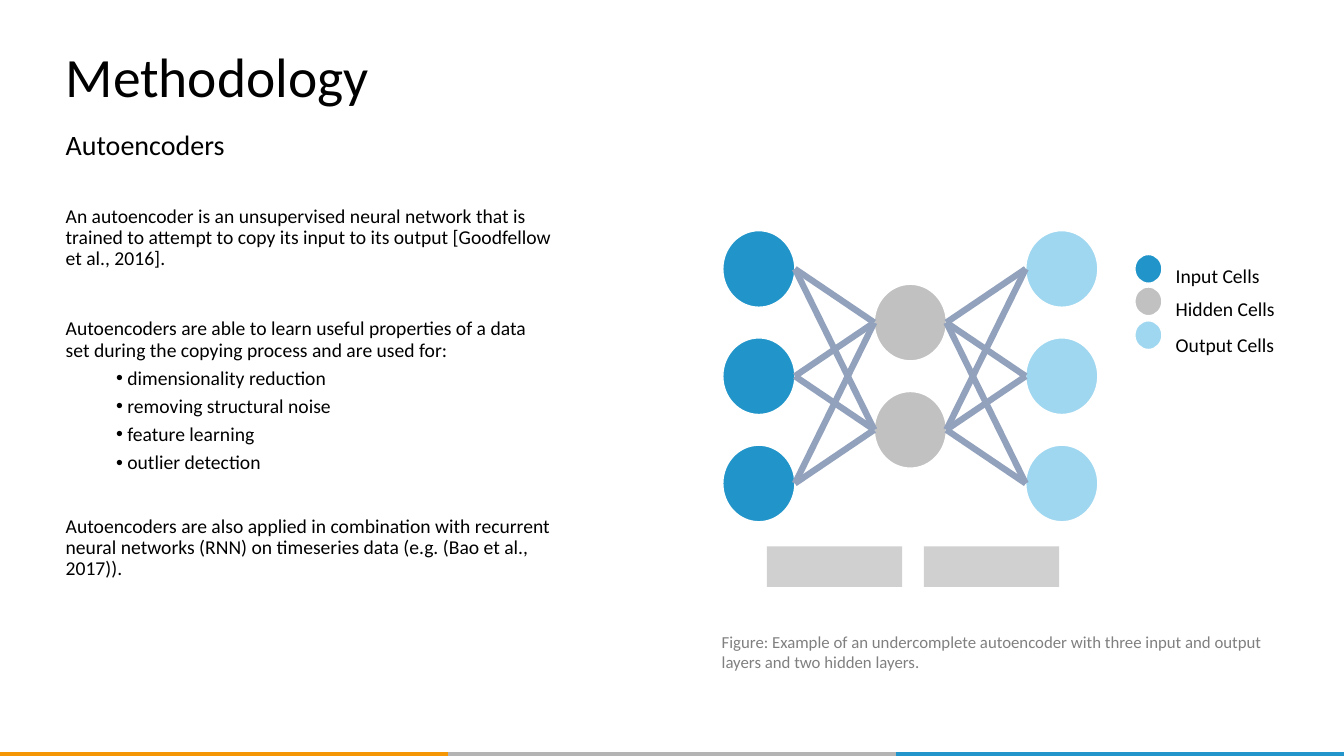
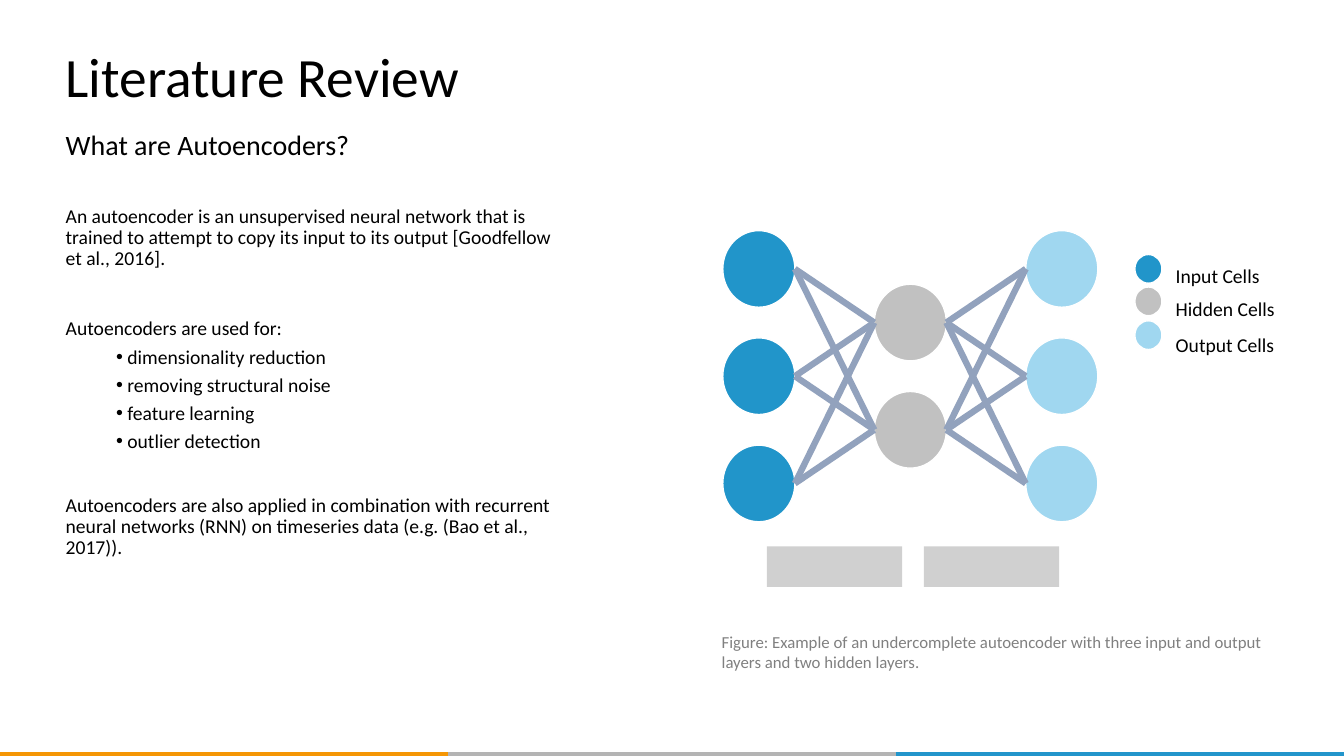
Before and after one commit to QUER01/FinanceModule, a slide deck: slide 16 of docs/dlw_conference_presentation.pptx (slide 12 before the commit). Drawn at 1344x756 pixels with LibreOffice and Linux fonts; fonts in the diff are those of the drawing; grey boxes stand for pictures; background and template pictures are left out. Boxes give left, top, right and bottom in pixels: in the first picture for what was removed or moved away, otherwise in the second. Text is boxed around its words. In the diff, an @@ line names an element or a change of style, - is before the commit and + after.

```diff
--- a/docs/dlw_conference_presentation.pptx
+++ b/docs/dlw_conference_presentation.pptx
@@ title at bbox=[66, 59, 459, 98]: text changed @@
-Methodology
+Literature Review
@@ subtitle at bbox=[66, 135, 349, 156]: text changed @@
-Autoencoders
+What are Autoencoders?
@@ text at bbox=[66, 321, 282, 335]: text changed @@
-Autoencoders are able to learn useful properties of a data set during the copying process and are used for:
+Autoencoders are used for:
```
Also in this commit, not shown: 17 other slides changed, 15 slides added, 5 slides removed, 5 other files.
